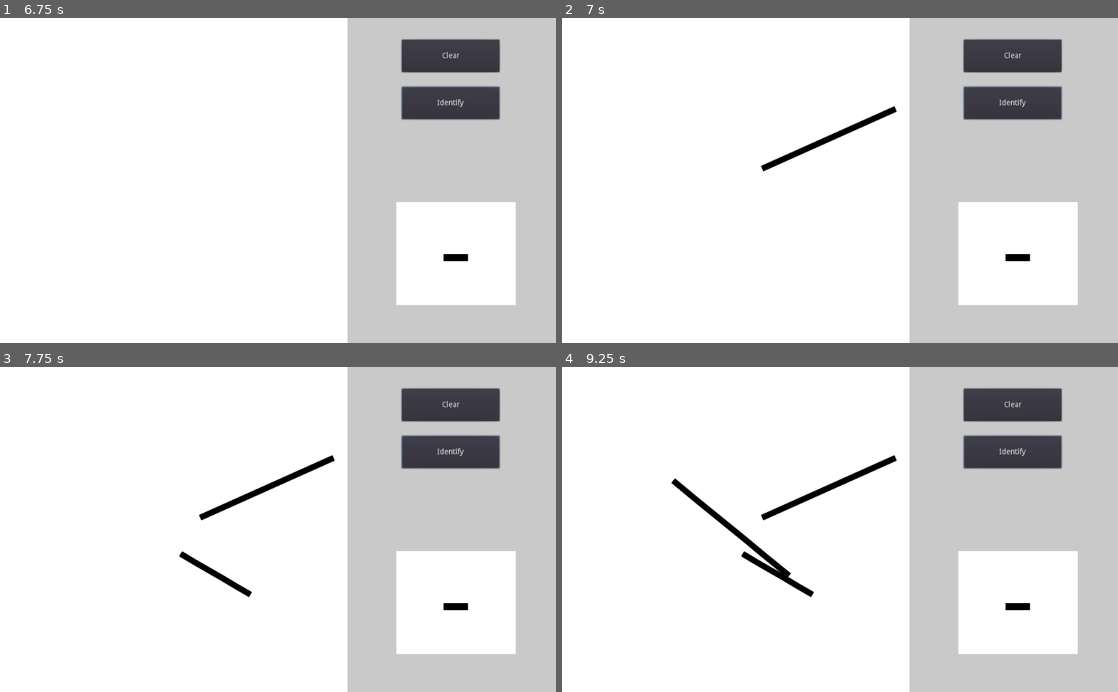
Above: before the commit, frames 1-4 (two rows, left to right).
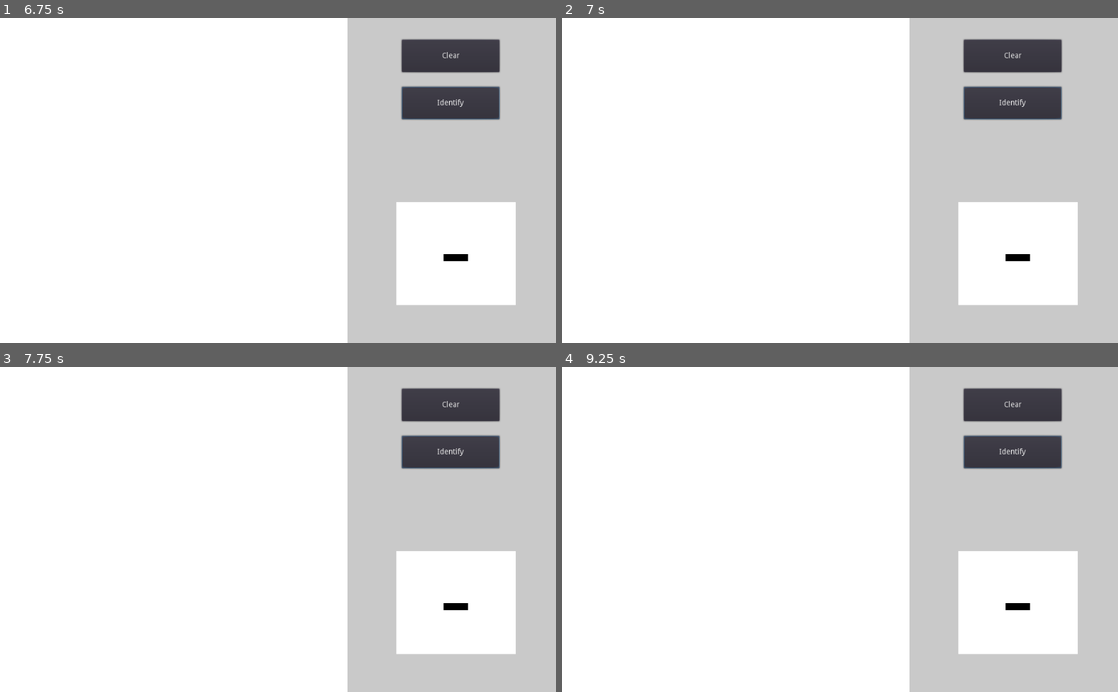
Above: after the commit, the same moments.

Repository: niklasandersson/Interactive-Visualization-Tool
Game: Godot game, scene res://StartMenu/main.tscn
Two runs of this game, one before a commit and one after it. Both use one fixed random seed, a clock stepped at 60 frames per second and the inputs below.
Inputs (mouse positions are in pixels of both pictures, inside the frame that each line leads up to):
- Up to frame 1 (6.75 s): click "Numbers" at 0.5 s; click "Start" at 1.25 s; click "Clear" at 2 s; click "Identify" at 2.75 s; click "Clear" at 3.5 s; click "Identify" at 4.25 s; click "Clear" at 5 s; click "Identify" at 5.75 s; tap Enter at 6.5 s; drag from (172, 180) to (333, 109) at 6.52 s
- Up to frame 2 (7 s): no input
- Up to frame 3 (7.75 s): tap Space at 7.25 s; drag from (166, 545) to (250, 594) at 7.27 s
- Up to frame 4 (9.25 s): tap Enter at 8 s; move the mouse to (895, 458) at 8.02 s; click (895, 458) at 8.17 s; tap Space at 8.75 s; drag from (812, 594) to (673, 480) at 8.77 s

Frame 1 is identical in both runs. In frame 2, 0.5% of the frame differs, in the area x 35-61%, y 27-48%; in frame 3, 0.8%; in frame 4, 1.4%, in the area x 19-61%, y 27-71%.
Error after the commit: Parse Error: The identifier "NumberClassification" isn't declared in the current scope. (res://NumberClassification/DrawSurface.gd:11)

Commit message:
Sen image to classifier module

Diff:
--- a/NumberClassification/DrawSurface.gd
+++ b/NumberClassification/DrawSurface.gd
@@ -4,9 +4,12 @@
 var current_line = -1
 var pressed = false
 var viewport
+var classifier
 
 func _ready():
 	viewport = get_viewport()
+	classifier = NumberClassification.new()
+
 
 func _draw():
 	for i in range(current_line + 1):
@@ -17,14 +20,14 @@
 	update()
 
 func _gui_input(event):
-	if event is InputEventMouseButton:
+	if event is InputEventScreenTouch:
 		if event.is_pressed():
 			current_line += 1
 			lines.append([])
 			pressed = true
 		else:
 			pressed = false
-	elif event is InputEventMouseMotion:
+	elif event is InputEventScreenDrag:
 		if pressed:
 			if event.position.x < get_size().x && event.position.y < get_size().y:
 				lines[current_line].push_back(event.position)
@@ -36,4 +39,5 @@
 
 
 func _on_IdentifyButton_pressed():
-	pass
+	var img = $DrawViewport.get_texture().get_data()
+	classifier.Classify(img)
--- a/NumberClassification/number_classification.tscn
+++ b/NumberClassification/number_classification.tscn
@@ -1,15 +1,15 @@
 [gd_scene load_steps=5 format=2]
 
-[ext_resource path="res://NumberClassification/DrawSurface.gd" type="Script" id=1]
-[ext_resource path="res://fonts/inter/Inter-UI-Bold.ttf" type="DynamicFontData" id=2]
-[ext_resource path="res://NumberClassification/NumberLabel.gd" type="Script" id=3]
+[ext_resource path="res://fonts/inter/Inter-UI-Bold.ttf" type="DynamicFontData" id=1]
+[ext_resource path="res://NumberClassification/NumberLabel.gd" type="Script" id=2]
+[ext_resource path="res://NumberClassification/DrawSurface.gd" type="Script" id=3]
 
 [sub_resource type="DynamicFont" id=1]
 
 size = 128
 use_mipmaps = true
 use_filter = true
-font_data = ExtResource( 2 )
+font_data = ExtResource( 1 )
 _sections_unfolded = [ "Font", "Settings" ]
 
 [node name="NumberClassification" type="Node" index="0"]
@@ -49,27 +49,7 @@
 color = Color( 1, 1, 1, 1 )
 _sections_unfolded = [ "Margin", "Visibility" ]
 
-[node name="DrawSurface" type="Control" parent="." index="2"]
-
-anchor_left = 0.0
-anchor_top = 0.0
-anchor_right = 0.0
-anchor_bottom = 0.0
-margin_right = 640.0
-margin_bottom = 600.0
-rect_pivot_offset = Vector2( 0, 0 )
-rect_clip_content = false
-mouse_filter = 0
-mouse_default_cursor_shape = 0
-size_flags_horizontal = 1
-size_flags_vertical = 1
-script = ExtResource( 1 )
-_sections_unfolded = [ "Margin", "Mouse", "Size Flags", "Theme", "Visibility" ]
-__meta__ = {
-"_edit_group_": true
-}
-
-[node name="ClearButton" type="Button" parent="." index="3"]
+[node name="ClearButton" type="Button" parent="." index="2"]
 
 anchor_left = 0.0
 anchor_top = 0.0
@@ -95,7 +75,7 @@
 align = 1
 _sections_unfolded = [ "Margin" ]
 
-[node name="IdentifyButton" type="Button" parent="." index="4"]
+[node name="IdentifyButton" type="Button" parent="." index="3"]
 
 anchor_left = 0.0
 anchor_top = 0.0
@@ -121,7 +101,7 @@
 align = 1
 _sections_unfolded = [ "Margin" ]
 
-[node name="NumberDisplay" type="ColorRect" parent="." index="5"]
+[node name="NumberDisplay" type="ColorRect" parent="." index="4"]
 
 anchor_left = 0.0
 anchor_top = 0.0
@@ -164,8 +144,55 @@
 percent_visible = 1.0
 lines_skipped = 0
 max_lines_visible = -1
+script = ExtResource( 2 )
+_sections_unfolded = [ "custom_fonts" ]
+
+[node name="DrawSurface" type="Control" parent="." index="5"]
+
+anchor_left = 0.0
+anchor_top = 0.0
+anchor_right = 0.0
+anchor_bottom = 0.0
+margin_right = 640.0
+margin_bottom = 600.0
+rect_pivot_offset = Vector2( 0, 0 )
+rect_clip_content = false
+mouse_filter = 0
+mouse_default_cursor_shape = 0
+size_flags_horizontal = 1
+size_flags_vertical = 1
 script = ExtResource( 3 )
-_sections_unfolded = [ "custom_fonts" ]
+_sections_unfolded = [ "Margin", "Mouse", "Size Flags", "Theme", "Visibility" ]
+__meta__ = {
+"_edit_group_": true
+}
+
+[node name="DrawViewport" type="Viewport" parent="DrawSurface" index="0"]
+
+arvr = false
+size = Vector2( 0, 0 )
+own_world = false
+world = null
+transparent_bg = false
+msaa = 0
+hdr = true
+disable_3d = false
+usage = 0
+debug_draw = 0
+render_target_v_flip = false
+render_target_clear_mode = 0
+render_target_update_mode = 2
+audio_listener_enable_2d = false
+audio_listener_enable_3d = false
+physics_object_picking = false
+gui_disable_input = false
+gui_snap_controls_to_pixels = true
+shadow_atlas_size = 0
+shadow_atlas_quad_0 = 2
+shadow_atlas_quad_1 = 2
+shadow_atlas_quad_2 = 3
+shadow_atlas_quad_3 = 4
+_sections_unfolded = [ "Pause", "Render Target", "Rendering" ]
 
 [connection signal="pressed" from="ClearButton" to="DrawSurface" method="_on_ClearButton_pressed"]
 
